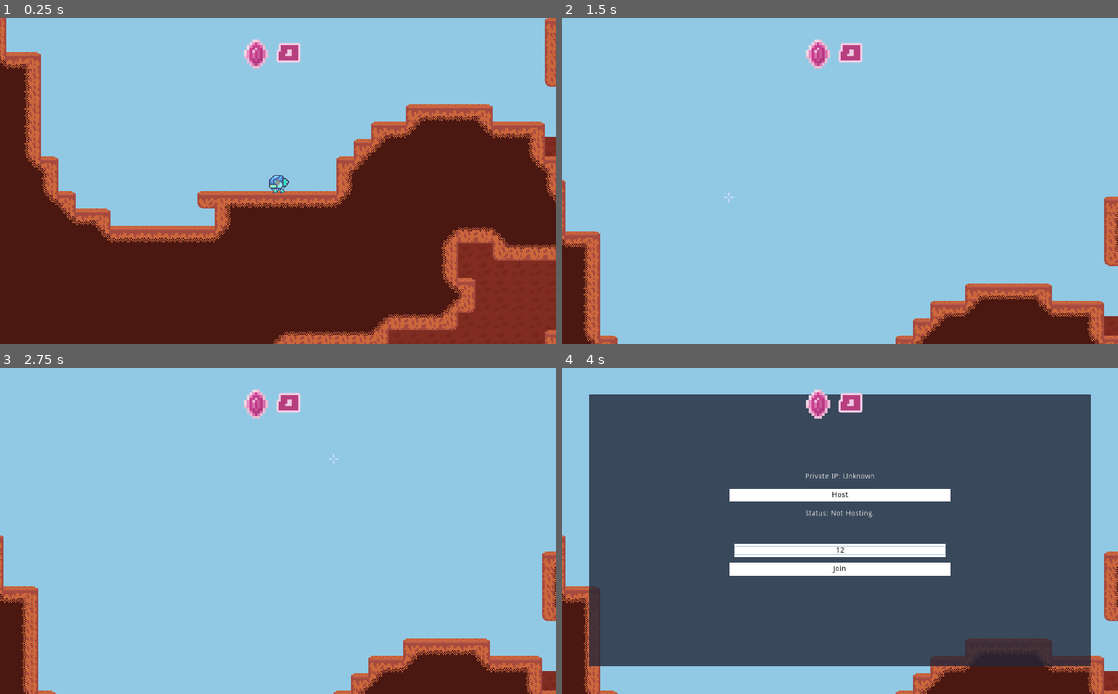
Above: before the commit, frames 1-4 (two rows, left to right).
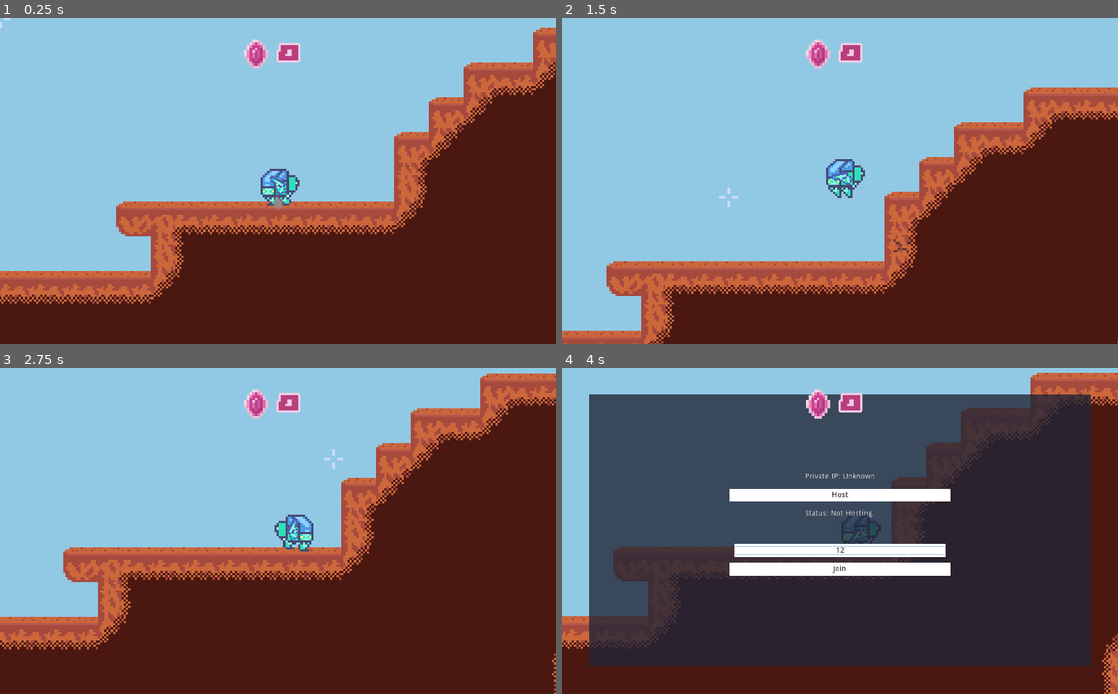
Above: after the commit, the same moments.

Repository: MichaelRRyan/Mecha-Miners
Game: Godot game, scene res://scenes/Gameplay.tscn
The game is run twice, just before and just after one commit, with the same random seed, the same clock (stepped at 60 frames per second) and the same inputs.
Inputs (mouse positions are in pixels of both pictures, inside the frame that each line leads up to):
- Up to frame 1 (0.25 s): no input
- Up to frame 2 (1.5 s): tap Enter at 0.5 s; move the mouse to (962, 164) at 0.52 s; press the mouse at (962, 164) at 0.53 s; hold D (move_right) 0.53-1.28 s; tap W (jump) at 0.77 s; tap K at 0.8, 1.35 s; move the mouse to (728, 197) at 1.27 s; release the mouse at (728, 197) at 1.28 s; hold A (move_left) from 1.28 s (still down)
- Up to frame 3 (2.75 s): tap W (jump) at 1.52 s; click (166, 547) at 1.55 s; move the mouse to (333, 459) at 2.02 s; release A (move_left) at 2.03 s; press the mouse at (333, 459) at 2.03 s; hold D (move_right) from 2.03 s (still down); tap K at 2.3 s
- Up to frame 4 (4 s): move the mouse to (812, 596) at 2.77 s; release the mouse at (812, 596) at 2.78 s; tap H (toggle_network_panel) at 2.85 s; tap W (jump) at 3.02 s; click (812, 596) at 3.05 s; release D (move_right) at 3.5 s; click (840, 550) at 3.52 s; type "12" at 3.6 s

The runs differ from the first frame. In frame 1, 34% of the frame differs, in the area x 0-100%, y 0-100%; in frame 2, 40%; in frame 3, 56%, in the area x 0-100%, y 1-100%; in frame 4, 53%.

Commit message:
Improved bullet functionality - Completed #27
* Changed gun sprite and fixed bullet positioning

Additionally fixed player land particle effect.

* Changed bullets to just a sprite and raycast

* Fixed bullet-terrain collisions

* Fixed networked bullets

* Fixed player collisions

* Disabled gun while respawning

Diff:
--- a/project.godot
+++ b/project.godot
@@ -21,7 +21,6 @@
 
 [display]
 
-window/size/fullscreen=true
 window/stretch/mode="2d"
 window/stretch/aspect="expand"
 
--- a/scenes/Bullet.tscn
+++ b/scenes/Bullet.tscn
@@ -1,30 +1,18 @@
-[gd_scene load_steps=4 format=2]
+[gd_scene load_steps=3 format=2]
 
 [ext_resource path="res://assets/images/spritesheet.png" type="Texture" id=1]
 [ext_resource path="res://scripts/Bullet.gd" type="Script" id=2]
 
-[sub_resource type="CapsuleShape2D" id=1]
-radius = 2.5
-height = 6.0
-
-[node name="Bullet" type="KinematicBody2D"]
-collision_layer = 4
+[node name="Bullet" type="Node2D"]
 script = ExtResource( 2 )
 
 [node name="Sprite" type="Sprite" parent="."]
 position = Vector2( 0, -0.5 )
 texture = ExtResource( 1 )
+offset = Vector2( 6, 0 )
 region_enabled = true
 region_rect = Rect2( 128, 80, 16, 16 )
 
-[node name="CollisionShape2D" type="CollisionShape2D" parent="."]
-rotation = 1.5708
-shape = SubResource( 1 )
-
-[node name="PlayerDetector" type="Area2D" parent="."]
-
-[node name="CollisionShape2D" type="CollisionShape2D" parent="PlayerDetector"]
-rotation = 1.5708
-shape = SubResource( 1 )
-
-[connection signal="body_entered" from="PlayerDetector" to="." method="_on_PlayerDetector_body_entered"]
+[node name="RayCast2D" type="RayCast2D" parent="."]
+cast_to = Vector2( 10, 0 )
+collision_mask = 3
--- a/scenes/CrystalsAmount.tscn
+++ b/scenes/CrystalsAmount.tscn
@@ -22,6 +22,9 @@
 margin_right = 145.5
 margin_bottom = 78.0
 size_flags_horizontal = 2
+__meta__ = {
+"_edit_use_anchors_": false
+}
 
 [node name="TextureRect" type="TextureRect" parent="."]
 anchor_left = 0.5
--- a/scenes/Gameplay.tscn
+++ b/scenes/Gameplay.tscn
@@ -13,7 +13,7 @@
 
 [node name="Terrain" parent="." instance=ExtResource( 2 )]
 
-[node name="PlayerManager" type="Node2D" parent="."]
+[node name="PlayerManager" type="Node2D" parent="." groups=["player_manager"]]
 script = ExtResource( 7 )
 
 [node name="SpawnPoint" type="Node2D" parent="PlayerManager"]
@@ -25,7 +25,7 @@
 [node name="Camera2D" type="Camera2D" parent="PlayerManager/Player"]
 scale = Vector2( 2, 2 )
 current = true
-zoom = Vector2( 0.5, 0.5 )
+zoom = Vector2( 0.25, 0.25 )
 smoothing_enabled = true
 
 [node name="BulletManager" type="Node2D" parent="." groups=["bullet_manager"]]
--- a/scenes/Gun.tscn
+++ b/scenes/Gun.tscn
@@ -5,13 +5,13 @@
 
 [node name="Gun" type="Sprite"]
 texture = ExtResource( 2 )
-offset = Vector2( 4, 0 )
+offset = Vector2( 4, -1 )
 region_enabled = true
 region_rect = Rect2( 32, 80, 16, 16 )
 script = ExtResource( 1 )
 
 [node name="Tip" type="Node2D" parent="."]
-position = Vector2( 7.5, -0.5 )
+position = Vector2( 7, -2 )
 
 [node name="CooldownTimer" type="Timer" parent="."]
 one_shot = true
--- a/scenes/Jetpack.tscn
+++ b/scenes/Jetpack.tscn
@@ -29,12 +29,14 @@
 script = ExtResource( 1 )
 
 [node name="ParticlesLarge" type="Particles2D" parent="."]
+emitting = false
 amount = 5
 local_coords = false
 process_material = SubResource( 3 )
 texture = ExtResource( 3 )
 
 [node name="ParticlesSmall" type="Particles2D" parent="."]
+emitting = false
 amount = 6
 local_coords = false
 process_material = SubResource( 3 )
--- a/scenes/Player.tscn
+++ b/scenes/Player.tscn
@@ -8,22 +8,6 @@
 [sub_resource type="AtlasTexture" id=2]
 atlas = ExtResource( 1 )
 region = Rect2( 0, 64, 32, 32 )
-
-[sub_resource type="AtlasTexture" id=7]
-atlas = ExtResource( 1 )
-region = Rect2( 64, 96, 32, 32 )
-
-[sub_resource type="AtlasTexture" id=8]
-atlas = ExtResource( 1 )
-region = Rect2( 32, 96, 32, 32 )
-
-[sub_resource type="AtlasTexture" id=9]
-atlas = ExtResource( 1 )
-region = Rect2( 0, 96, 32, 32 )
-
-[sub_resource type="AtlasTexture" id=10]
-atlas = ExtResource( 1 )
-region = Rect2( 96, 96, 32, 32 )
 
 [sub_resource type="AtlasTexture" id=11]
 atlas = ExtResource( 1 )
@@ -45,17 +29,28 @@
 atlas = ExtResource( 1 )
 region = Rect2( 96, 96, 32, 32 )
 
+[sub_resource type="AtlasTexture" id=7]
+atlas = ExtResource( 1 )
+region = Rect2( 64, 96, 32, 32 )
+
+[sub_resource type="AtlasTexture" id=8]
+atlas = ExtResource( 1 )
+region = Rect2( 32, 96, 32, 32 )
+
+[sub_resource type="AtlasTexture" id=9]
+atlas = ExtResource( 1 )
+region = Rect2( 0, 96, 32, 32 )
+
+[sub_resource type="AtlasTexture" id=10]
+atlas = ExtResource( 1 )
+region = Rect2( 96, 96, 32, 32 )
+
 [sub_resource type="SpriteFrames" id=12]
 animations = [ {
 "frames": [ SubResource( 2 ) ],
 "loop": true,
 "name": "idle",
 "speed": 5.0
-}, {
-"frames": [ SubResource( 7 ), SubResource( 8 ), SubResource( 9 ), SubResource( 10 ) ],
-"loop": true,
-"name": "walk_reversed",
-"speed": 10.0
 }, {
 "frames": [ SubResource( 11 ) ],
 "loop": true,
@@ -65,6 +60,11 @@
 "frames": [ SubResource( 3 ), SubResource( 4 ), SubResource( 5 ), SubResource( 6 ) ],
 "loop": true,
 "name": "walk",
+"speed": 10.0
+}, {
+"frames": [ SubResource( 7 ), SubResource( 8 ), SubResource( 9 ), SubResource( 10 ) ],
+"loop": true,
+"name": "walk_reversed",
 "speed": 10.0
 } ]
 
@@ -88,10 +88,14 @@
 offset = Vector2( 0, -6 )
 
 [node name="CollisionShape2D" type="CollisionShape2D" parent="."]
+visible = false
 shape = SubResource( 13 )
 
 [node name="Gun" parent="." instance=ExtResource( 3 )]
-position = Vector2( -2, 1 )
+position = Vector2( -1.5, 1 )
 z_index = 2
 
 [node name="Jetpack" parent="." instance=ExtResource( 4 )]
+
+[node name="Feet" type="Node2D" parent="."]
+position = Vector2( 0, 9 )
--- a/scripts/Bullet.gd
+++ b/scripts/Bullet.gd
@@ -1,62 +1,77 @@
-extends KinematicBody2D
+extends Node2D
 
 onready var HitParticleScene = preload("res://scenes/BulletHitParticle.tscn")
 
 export var damage : float = 1.0
 export var speed : float = 250.0
 export var max_distance : float = 200.0
+export var width : float = 12.0
 
 # The peer id to ignore in collisions.
-var ignore_id
+var ignore_rid
 
 var velocity = Vector2.ZERO
-var start_position = Vector2.ZERO
+var start_position = null
+onready var raycast = $RayCast2D
 
 
 # -----------------------------------------------------------------------------
 func _ready():
 	velocity = Vector2(cos(rotation), sin(rotation)) * speed
+
+	raycast.add_exception_rid(ignore_rid)
+
+	if start_position:
+		raycast.global_position = start_position
+		raycast.cast_to.x = (position - start_position).length()
+		__check_for_collision()
+		raycast.position = Vector2.ZERO
+
 	start_position = position
 
 
 # -----------------------------------------------------------------------------
-func _physics_process(_delta):
-	var _result = move_and_slide(velocity)
+func _physics_process(delta):
 
-	# Loops through all/any collisions from the last movement.
-	for i in range(get_slide_count()):
+	var frame_movement = velocity * delta
+	raycast.cast_to.x = max(width, frame_movement.length())
+	__check_for_collision()
 
-		# Gets the collision info.
-		var collision = get_slide_collision(i)
-
-		# Checks if the colliding node is in the "terrain" group.
-		if collision.collider.is_in_group("terrain"):
-
-			# Gets the terrain as a tilemap.
-			var terrain : TileMap = collision.collider
-
-			# Works out the position of the tile hit.
-			var tile_pos = terrain.world_to_map(terrain.to_local(position))
-
-			tile_pos -= Vector2(round(collision.normal.x),
-								round(collision.normal.y))
-
-			# Tells the terrain to damage that tile.
-			terrain.damage_tile(tile_pos, 1)
-
-			# Call on_impact stop looping.
-			__on_impact()
-			break;
-
+	position += frame_movement
 
 	if (start_position - position).length_squared() > max_distance * max_distance:
 		queue_free()
 
 
 # -----------------------------------------------------------------------------
-func _on_PlayerDetector_body_entered(body):
-	if body.is_in_group("player"):
-		__on_player_impact(body)
+func __check_for_collision():
+	raycast.force_raycast_update()
+
+	if raycast.is_colliding():
+		var collider = raycast.get_collider()
+
+		if collider.is_in_group("terrain"):
+
+			var normal = raycast.get_collision_normal()
+
+			# Gets the terrain as a tilemap.
+			var terrain : TileMap = collider
+
+			# Works out the position of the tile hit.
+			var collision_point = raycast.get_collision_point()
+			var tile_pos = terrain.world_to_map(terrain.to_local(
+				collision_point - normal * 0.5))
+
+			# Tells the terrain to damage that tile.
+			terrain.damage_tile(tile_pos, 1)
+
+			position = collision_point
+
+			# Call on_impact stop looping.
+			__on_impact()
+
+		elif collider.is_in_group("player"):
+			__on_player_impact(collider)
 
 
 # -----------------------------------------------------------------------------
@@ -68,7 +83,7 @@
 # -----------------------------------------------------------------------------
 func __on_player_impact(player):
 	# If online and the collided player is not the ignored peer id.
-	if Network.is_online and player.get_network_master() != ignore_id:
+	if Network.is_online: # and player.get_network_master() != ignore_id:
 		if player.has_method("take_damage"):
 			player.take_damage(damage)
 
@@ -83,7 +98,7 @@
 		var container = containers[0]
 		var particle = HitParticleScene.instance()
 		container.add_child(particle)
-		particle.position = global_position + velocity.normalized() * 5.0
+		particle.position = global_position
 		var impact_direction = -Vector3(cos(global_rotation),
 										sin(global_rotation), 0.0)
 		particle.process_material.direction = impact_direction
--- a/scripts/BulletManager.gd
+++ b/scripts/BulletManager.gd
@@ -3,31 +3,66 @@
 onready var BulletScene = preload("res://scenes/Bullet.tscn")
 
 var number_of_local_bullets = 0
+var player_manager = null
 
 
 # -----------------------------------------------------------------------------
-remote func create_bullet(_position, _rotation, _z_index, bullet_name = null):
+func _ready():
+	var player_managers = get_tree().get_nodes_in_group("player_manager")
+	if player_managers and !player_managers.empty():
+		if player_managers[0].has_method("get_player_by_peer_id"):
+			player_manager = player_managers[0]
+
+
+# -----------------------------------------------------------------------------
+func create_bullet(_position, _rotation, _z_index, root_position, ignore_rid):
+
+	var bullet = __create_bullet(_position, _rotation, _z_index,
+		root_position, ignore_rid)
+
+	if Network.is_online:
+		handle_networking(bullet, _position, _rotation, _z_index, root_position)
+
+
+# -----------------------------------------------------------------------------
+func __create_bullet(_position, _rotation, _z_index, root_position, ignore_rid):
 	var bullet = BulletScene.instance()
 
 	bullet.position = _position
+	bullet.start_position = root_position
 	bullet.rotation = _rotation
 	bullet.z_index = _z_index
-
-	if Network.is_online:
-		var peer_id
-
-		if not bullet_name:
-			peer_id = get_tree().get_network_unique_id()
-			bullet_name = str(peer_id) + str(number_of_local_bullets)
-			rpc("create_bullet", _position, _rotation, _z_index, bullet_name)
-		else:
-			peer_id = get_tree().get_rpc_sender_id()
-
-		bullet.set_name(bullet_name)
-		bullet.set_network_master(Network.SERVER_ID)
-		bullet.ignore_id = peer_id
+	bullet.ignore_rid = ignore_rid
 
 	add_child(bullet)
+	return bullet
 
 
 # -----------------------------------------------------------------------------
+func handle_networking(bullet, _position, _rotation, _z_index, root_position):
+	var peer_id = get_tree().get_network_unique_id()
+	var bullet_name = str(peer_id) + str(number_of_local_bullets)
+	rpc("create_remote_bullet", _position, _rotation, _z_index, root_position, bullet_name)
+	setup_networking_attributes(bullet, bullet_name)
+
+
+# -----------------------------------------------------------------------------
+func setup_networking_attributes(bullet, bullet_name):
+	bullet.set_name(bullet_name)
+	bullet.set_network_master(Network.SERVER_ID)
+
+
+# -----------------------------------------------------------------------------
+remote func create_remote_bullet(_position, _rotation, _z_index, root_position, _name):
+	if not player_manager: return
+
+	var peer_id = get_tree().get_rpc_sender_id()
+	var ignore_rid = player_manager.get_player_by_peer_id(peer_id)
+
+	var bullet = __create_bullet(_position, _rotation, _z_index, root_position,
+		ignore_rid)
+
+	setup_networking_attributes(bullet, _name)
+
+
+# -----------------------------------------------------------------------------
--- a/scripts/Gun.gd
+++ b/scripts/Gun.gd
@@ -1,7 +1,9 @@
 extends Sprite
 
 export var cooldown = 0.15
+export var automatic = false
 var bullet_manager = null
+var holder_rid = null
 
 
 # -----------------------------------------------------------------------------
@@ -12,6 +14,29 @@
 
 
 # -----------------------------------------------------------------------------
+func _process(_delta):
+
+	# Don't process if online and not the network master, is updated instead.
+	if Network.is_online and not is_network_master():
+		return
+
+	var origin = global_position - position
+	var direction_to_mouse = (get_global_mouse_position() - origin).normalized()
+	var angle = atan2(direction_to_mouse.y, direction_to_mouse.x)
+
+	var flip = direction_to_mouse.x < 0.0
+	var dir_sign = sign(direction_to_mouse.x)
+	if dir_sign == 0.0: dir_sign = 1
+	scale.x = dir_sign
+	position.x = abs(position.x) * -dir_sign
+	rotation = angle - (deg2rad(180.0) if flip else 0.0)
+
+	if (automatic and Input.is_action_pressed("shoot")
+		or Input.is_action_just_pressed("shoot")):
+			shoot()
+
+
+# -----------------------------------------------------------------------------
 func shoot():
 	# If there's a reference to a bullet manager and cooldown has expired.
 	if bullet_manager and $CooldownTimer.is_stopped():
@@ -19,7 +44,9 @@
 		bullet_manager.create_bullet(
 			$Tip.global_position,
 			$Tip.global_rotation,
-			z_index - 1)
+			z_index - 1,
+			global_position,
+			holder_rid)
 
 		$CooldownTimer.start(cooldown)
 
--- a/scripts/Player.gd
+++ b/scripts/Player.gd
@@ -98,6 +98,11 @@
 
 
 # -----------------------------------------------------------------------------
+func _ready():
+	$Gun.holder_rid = get_rid()
+
+
+# -----------------------------------------------------------------------------
 func _physics_process(delta):
 	# Don't process if in the editor.
 	if Engine.editor_hint:
@@ -115,7 +120,7 @@
 	# Move by the velocity.
 	velocity = move_and_slide(velocity, Vector2.UP)
 
-	__handle_interacton()
+	#__handle_interacton()
 	__handle_network_syncing()
 
 
@@ -193,7 +198,7 @@
 
 # -----------------------------------------------------------------------------
 func __handle_interacton():
-	var direction_to_mouse = (get_global_mouse_position() - position).normalized()
+	var direction_to_mouse = (get_global_mouse_position() - global_position).normalized()
 	var angle = atan2(direction_to_mouse.y, direction_to_mouse.x)
 
 	var flip = direction_to_mouse.x < 0.0
@@ -256,6 +261,8 @@
 	set_physics_process(false)
 	hide()
 
+	$Gun.set_process(false)
+
 	var terrains = get_tree().get_nodes_in_group("terrain")
 	if terrains and not terrains.empty():
 
@@ -270,9 +277,9 @@
 
 
 # -----------------------------------------------------------------------------
-func _input(event):
-	if event is InputEventKey and event.scancode == KEY_K and event.is_pressed():
-		die()
+#func _input(event):
+#	if event is InputEventKey and event.scancode == KEY_K and event.is_pressed():
+#		die()
 
 
 # -----------------------------------------------------------------------------
@@ -292,6 +299,8 @@
 	set_physics_process(true)
 	show()
 
+	$Gun.set_process(true)
+
 
 # -----------------------------------------------------------------------------
 func __create_landing_particles():
@@ -300,7 +309,7 @@
 		var container = containers[0]
 		var particle = LandingParticleScene.instance()
 		container.add_child(particle)
-		particle.position = global_position# + velocity.normalized() * 5.0
+		particle.position = $Feet.global_position
 		var impact_direction = Vector3.DOWN
 		particle.process_material.direction = impact_direction
 
--- a/scripts/PlayerManager.gd
+++ b/scripts/PlayerManager.gd
@@ -5,6 +5,7 @@
 export var base_player_health : float = 5.0
 
 var spawn_point : Vector2 = Vector2.ZERO
+var players = {} # Peer id: player instance
 
 
 # -----------------------------------------------------------------------------
@@ -47,6 +48,7 @@
 		var id = get_tree().get_network_unique_id()
 		player.set_name(str(id))
 		player.set_network_master(id)
+		players[id] = player
 
 
 # -----------------------------------------------------------------------------
@@ -54,6 +56,7 @@
 	var player = PlayerScene.instance()
 	player.set_name(str(peer_id))
 	player.set_network_master(peer_id)
+	players[peer_id] = player
 	var _r = player.connect("died", self, "_on_player_died", [player])
 	add_child(player)
 
@@ -77,3 +80,8 @@
 
 
 # -----------------------------------------------------------------------------
+func get_player_by_peer_id(peer_id):
+	return players[peer_id]
+
+
+# -----------------------------------------------------------------------------
Binary file changed: assets/images/spritesheet.png
